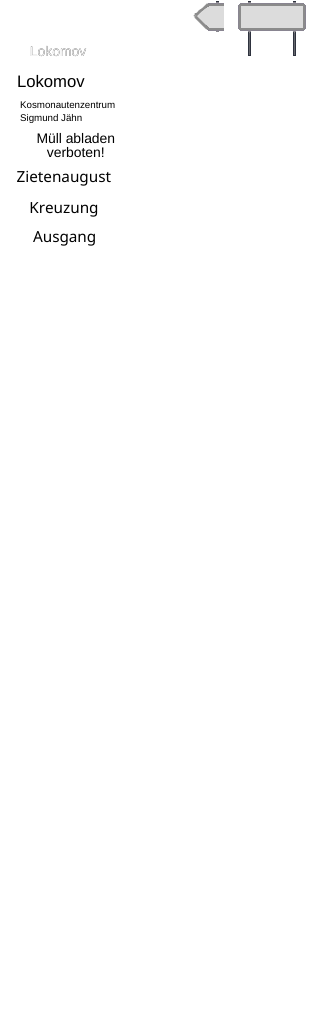
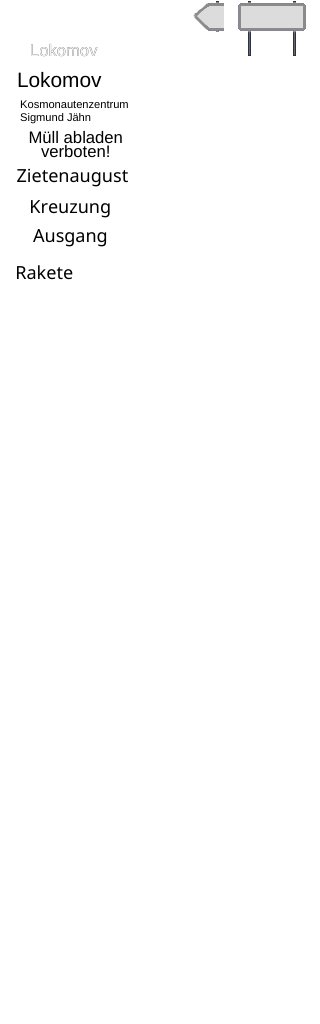
Before/after of a 320×1024 layered artwork. What changed in the layer stack:
painted on "Layer 8(pasted)" over [17, 43, 128, 280]
